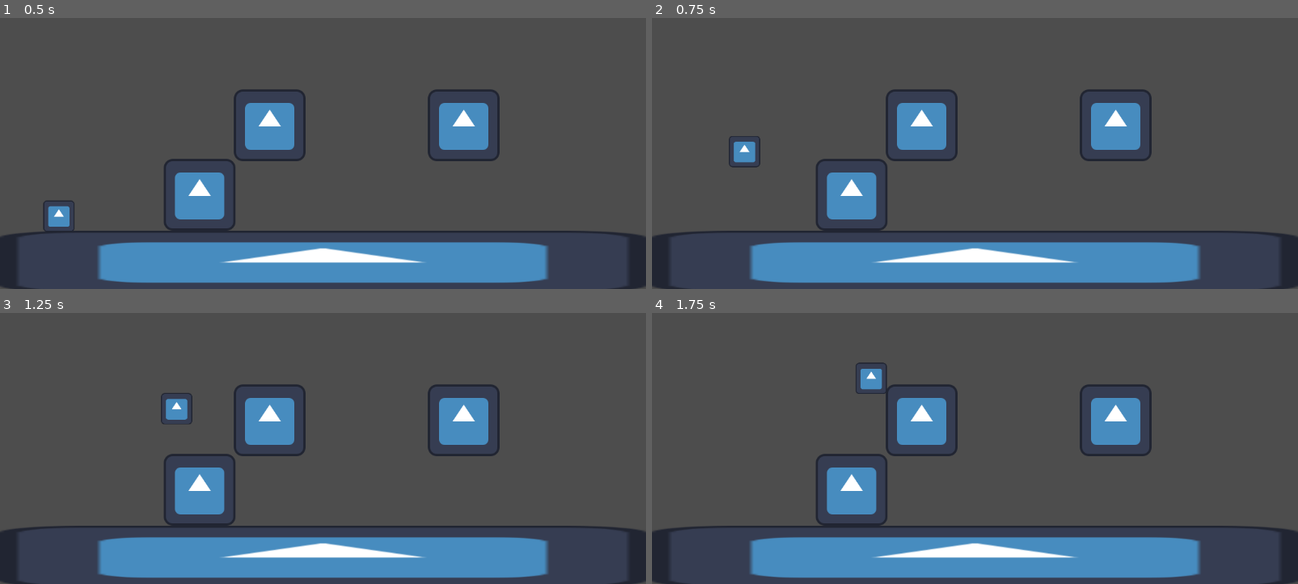
Above: before the commit, frames 1-4 (two rows, left to right).
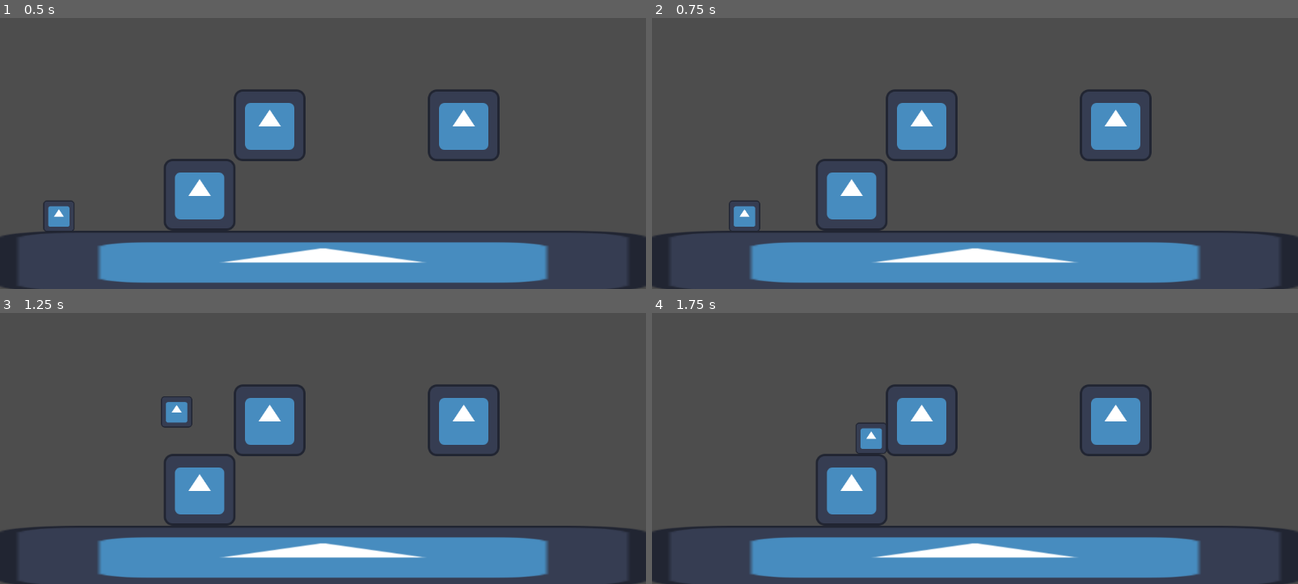
Above: after the commit, the same moments.

Repository: conor-wilson/dr-shrink
Game: Godot game, scene res://scenes/main.tscn
The game is run twice, just before and just after one commit, with the same random seed, the same clock (stepped at 60 frames per second) and the same inputs. The engine's default icon, where the game draws it, is replaced by a stand-in: a white triangle on a blue panel in a dark square.
Inputs:
- Up to frame 1 (0.5 s): no input
- Up to frame 2 (0.75 s): tap Enter (ui_accept) at 0.5, 0.6 s; hold Right (ui_right) from 0.53 s (still down)
- Up to frame 3 (1.25 s): keep holding Right (ui_right); tap Space (Jump, bound only after the commit) at 0.77, 0.8, 1.07 s
- Up to frame 4 (1.75 s): keep holding Right (ui_right); tap Space (Jump, bound only after the commit) at 1.35, 1.52 s; tap Enter (ui_accept) at 1.55 s

Frame 1 is identical in both runs. In frame 2, 0.7% of the frame differs, in the area x 11-17%, y 43-79%; in frame 3, 0.2%; in frame 4, 0.7%.

Commit message:
Added custom control inputs

Diff:
--- a/shrinker/shrinker/project.godot
+++ b/shrinker/shrinker/project.godot
@@ -14,3 +14,35 @@
 run/main_scene="res://scenes/main.tscn"
 config/features=PackedStringArray("4.3", "Forward Plus")
 config/icon="res://icon.svg"
+
+[input]
+
+Right={
+"deadzone": 0.5,
+"events": [Object(InputEventKey,"resource_local_to_scene":false,"resource_name":"","device":-1,"window_id":0,"alt_pressed":false,"shift_pressed":false,"ctrl_pressed":false,"meta_pressed":false,"pressed":false,"keycode":0,"physical_keycode":4194321,"key_label":0,"unicode":0,"location":0,"echo":false,"script":null)
+, Object(InputEventKey,"resource_local_to_scene":false,"resource_name":"","device":-1,"window_id":0,"alt_pressed":false,"shift_pressed":false,"ctrl_pressed":false,"meta_pressed":false,"pressed":false,"keycode":0,"physical_keycode":68,"key_label":0,"unicode":100,"location":0,"echo":false,"script":null)
+]
+}
+Left={
+"deadzone": 0.5,
+"events": [Object(InputEventKey,"resource_local_to_scene":false,"resource_name":"","device":-1,"window_id":0,"alt_pressed":false,"shift_pressed":false,"ctrl_pressed":false,"meta_pressed":false,"pressed":false,"keycode":0,"physical_keycode":4194319,"key_label":0,"unicode":0,"location":0,"echo":false,"script":null)
+, Object(InputEventKey,"resource_local_to_scene":false,"resource_name":"","device":-1,"window_id":0,"alt_pressed":false,"shift_pressed":false,"ctrl_pressed":false,"meta_pressed":false,"pressed":false,"keycode":0,"physical_keycode":65,"key_label":0,"unicode":97,"location":0,"echo":false,"script":null)
+]
+}
+Up={
+"deadzone": 0.5,
+"events": [Object(InputEventKey,"resource_local_to_scene":false,"resource_name":"","device":-1,"window_id":0,"alt_pressed":false,"shift_pressed":false,"ctrl_pressed":false,"meta_pressed":false,"pressed":false,"keycode":0,"physical_keycode":4194320,"key_label":0,"unicode":0,"location":0,"echo":false,"script":null)
+, Object(InputEventKey,"resource_local_to_scene":false,"resource_name":"","device":-1,"window_id":0,"alt_pressed":false,"shift_pressed":false,"ctrl_pressed":false,"meta_pressed":false,"pressed":false,"keycode":0,"physical_keycode":87,"key_label":0,"unicode":119,"location":0,"echo":false,"script":null)
+]
+}
+Down={
+"deadzone": 0.5,
+"events": [Object(InputEventKey,"resource_local_to_scene":false,"resource_name":"","device":-1,"window_id":0,"alt_pressed":false,"shift_pressed":false,"ctrl_pressed":false,"meta_pressed":false,"pressed":false,"keycode":0,"physical_keycode":4194322,"key_label":0,"unicode":0,"location":0,"echo":false,"script":null)
+, Object(InputEventKey,"resource_local_to_scene":false,"resource_name":"","device":-1,"window_id":0,"alt_pressed":false,"shift_pressed":false,"ctrl_pressed":false,"meta_pressed":false,"pressed":false,"keycode":0,"physical_keycode":83,"key_label":0,"unicode":115,"location":0,"echo":false,"script":null)
+]
+}
+Jump={
+"deadzone": 0.5,
+"events": [Object(InputEventKey,"resource_local_to_scene":false,"resource_name":"","device":-1,"window_id":0,"alt_pressed":false,"shift_pressed":false,"ctrl_pressed":false,"meta_pressed":false,"pressed":false,"keycode":0,"physical_keycode":32,"key_label":0,"unicode":32,"location":0,"echo":false,"script":null)
+]
+}
--- a/shrinker/shrinker/scenes/entities/player.gd
+++ b/shrinker/shrinker/scenes/entities/player.gd
@@ -11,12 +11,12 @@
 		velocity += get_gravity() * delta
 
 	# Handle jump.
-	if Input.is_action_just_pressed("ui_accept") and is_on_floor():
+	if Input.is_action_just_pressed("Jump") and is_on_floor():
 		velocity.y = JUMP_VELOCITY
 
 	# Get the input direction and handle the movement/deceleration.
 	# As good practice, you should replace UI actions with custom gameplay actions.
-	var direction := Input.get_axis("ui_left", "ui_right")
+	var direction := Input.get_axis("Left", "Right")
 	if direction:
 		velocity.x = direction * SPEED
 	else:
